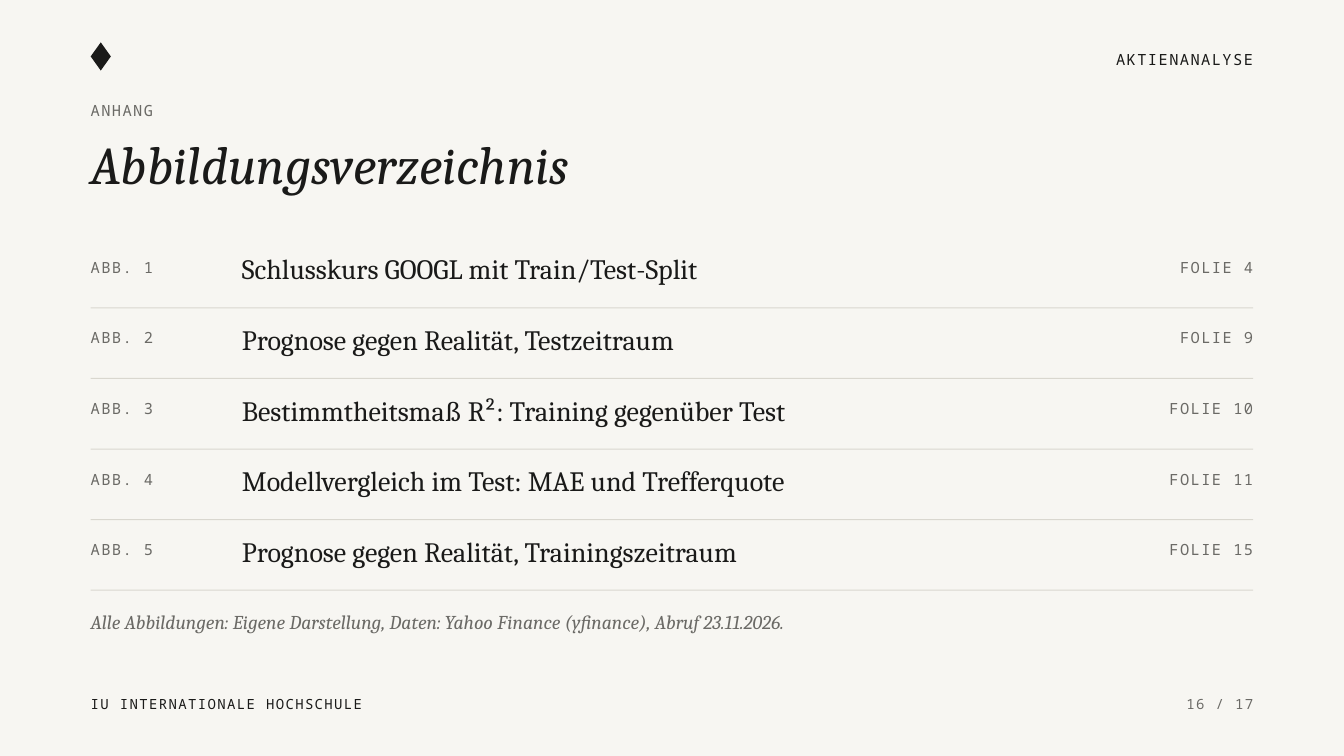
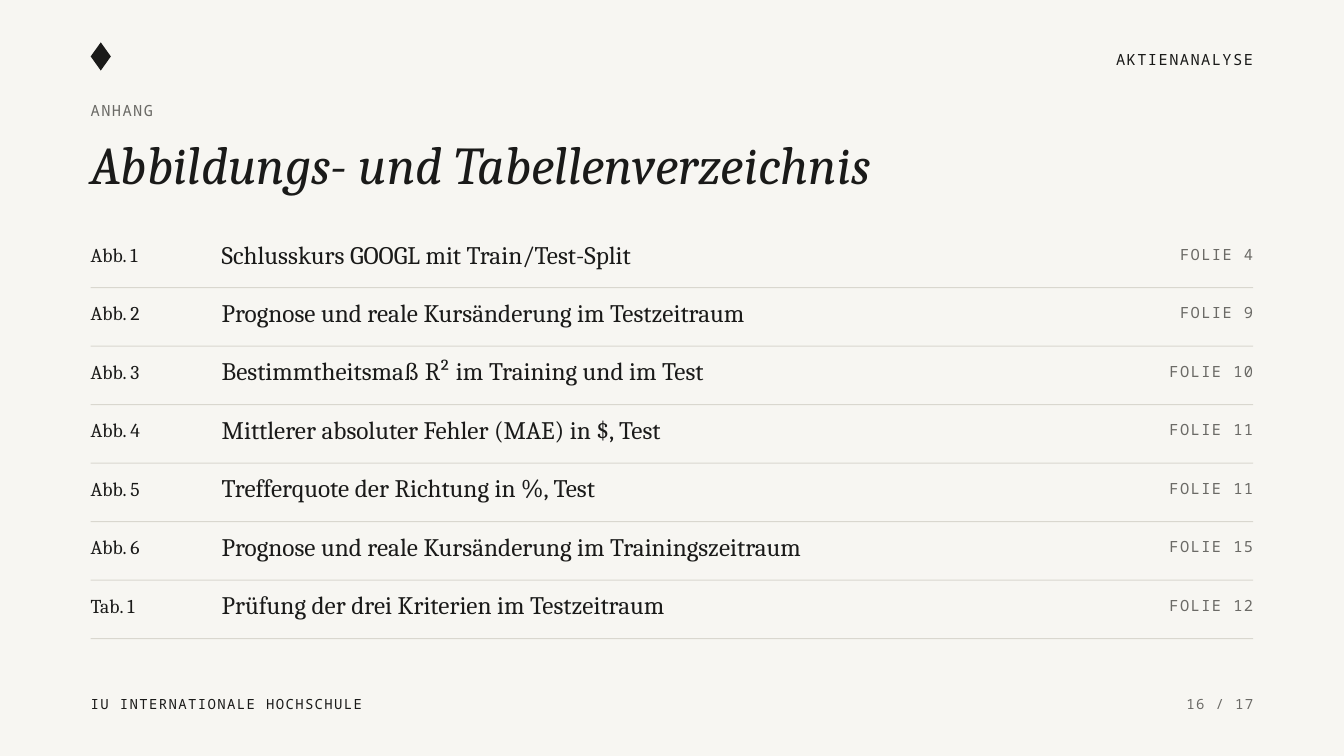
Before and after one commit to KonstantinosLamprou/stockanalysis, a slide deck: slide 16 of presentation/Aktienanalyse_Praesentation.pptx. Drawn at 1344x756 pixels with LibreOffice and Linux fonts; fonts in the diff are those of the drawing. Boxes give left, top, right and bottom in pixels: in the first picture for what was removed or moved away, otherwise in the second. Text is boxed around its words. In the diff, an @@ line names an element or a change of style, - is before the commit and + after.

```diff
--- a/presentation/Aktienanalyse_Praesentation.pptx
+++ b/presentation/Aktienanalyse_Praesentation.pptx
@@ text at [91,147,870,195]: text changed @@
-Abbildungsverzeichnis
+Abbildungs- und Tabellenverzeichnis
@@ text "Schlusskurs GOOGL mit Train/Test-Split": place and size @@
-text "Schlusskurs GOOGL mit Train/Test-Split" at [242,259,698,285]
+text "Schlusskurs GOOGL mit Train/Test-Split" at [222,246,631,270]
@@ text "Schlusskurs GOOGL mit Train/Test-Split" at [222,246,631,270]: size 20 to 18 pt @@
@@ text at [91,248,137,262]: text changed; size 11 to 14 pt; font Noto Sans Mono to Cambria; text colour #6B6A66 to #1A1A19 @@
-ABB. 1
+Abb. 1
@@ text "FOLIE 4": place and size @@
-text "FOLIE 4" at [1180,262,1253,273]
+text "FOLIE 4" at [1180,249,1253,260]
@@ rectangle: place and size @@
-rectangle at [91,308,1253,309]
+rectangle at [91,287,1253,288]
@@ text at [91,306,139,320]: text changed; size 11 to 14 pt; font Noto Sans Mono to Cambria; text colour #6B6A66 to #1A1A19 @@
-ABB. 2
+Abb. 2
@@ text at [222,304,744,328]: text changed; size 20 to 18 pt @@
-Prognose gegen Realität, Testzeitraum
+Prognose und reale Kursänderung im Testzeitraum
@@ text "FOLIE 9": place and size @@
-text "FOLIE 9" at [1180,332,1253,343]
+text "FOLIE 9" at [1180,307,1253,318]
@@ rectangle added at [91,346,1253,347], fill #D9D7CF @@
@@ text at [222,359,703,386]: text changed; size 20 to 18 pt @@
-Bestimmtheitsmaß R²: Training gegenüber Test
+Bestimmtheitsmaß R² im Training und im Test
@@ text at [91,365,139,379]: text changed; size 11 to 14 pt; font Noto Sans Mono to Cambria; text colour #6B6A66 to #1A1A19 @@
-ABB. 3
+Abb. 3
@@ text "FOLIE 10": place and size @@
-text "FOLIE 10" at [1169,403,1253,414]
+text "FOLIE 10" at [1169,366,1253,377]
@@ rectangle: place and size @@
-rectangle at [91,378,1253,379]
+rectangle at [91,404,1253,405]
@@ text at [91,423,140,437]: text changed; size 11 to 14 pt; font Noto Sans Mono to Cambria; text colour #6B6A66 to #1A1A19 @@
-ABB. 4
+Abb. 4
@@ text added at [222,421,660,443], 18 pt, text #1A1A19 @@
+Mittlerer absoluter Fehler (MAE) in $, Test
@@ text added at [1169,424,1253,435], 11 pt, text #6B6A66 @@
+FOLIE 11
@@ rectangle: place and size @@
-rectangle at [91,449,1253,450]
+rectangle at [91,463,1253,464]
@@ text added at [222,479,595,503], 18 pt, text #1A1A19 @@
+Trefferquote der Richtung in %, Test
@@ text removed at [242,471,784,497] @@
-Modellvergleich im Test: MAE und Trefferquote
@@ text "FOLIE 11": place and size @@
-text "FOLIE 11" at [1169,474,1253,485]
+text "FOLIE 11" at [1169,483,1253,494]
@@ text at [91,482,139,496]: text changed; size 11 to 14 pt; font Noto Sans Mono to Cambria; text colour #6B6A66 to #1A1A19 @@
-ABB. 5
+Abb. 5
@@ text at [222,538,801,562]: text changed; size 20 to 18 pt @@
-Prognose gegen Realität, Trainingszeitraum
+Prognose und reale Kursänderung im Trainingszeitraum
@@ text added at [91,540,139,554], 14 pt, text #1A1A19 @@
+Abb. 6
@@ rectangle: place and size @@
-rectangle at [91,590,1253,591]
+rectangle at [91,580,1253,581]
@@ text added at [91,599,134,613], 14 pt, text #1A1A19 @@
+Tab. 1
@@ text added at [222,596,664,620], 18 pt, text #1A1A19 @@
+Prüfung der drei Kriterien im Testzeitraum
@@ text removed at [91,615,783,633] @@
-Alle Abbildungen: Eigene Darstellung, Daten: Yahoo Finance (yfinance), Abruf 23.11.2026.
@@ text added at [1169,600,1253,611], 11 pt, text #6B6A66 @@
+FOLIE 12
@@ rectangle added at [91,638,1253,639], fill #D9D7CF @@
```
Also in this commit, not shown: 8 other slides changed, 2 other files.
